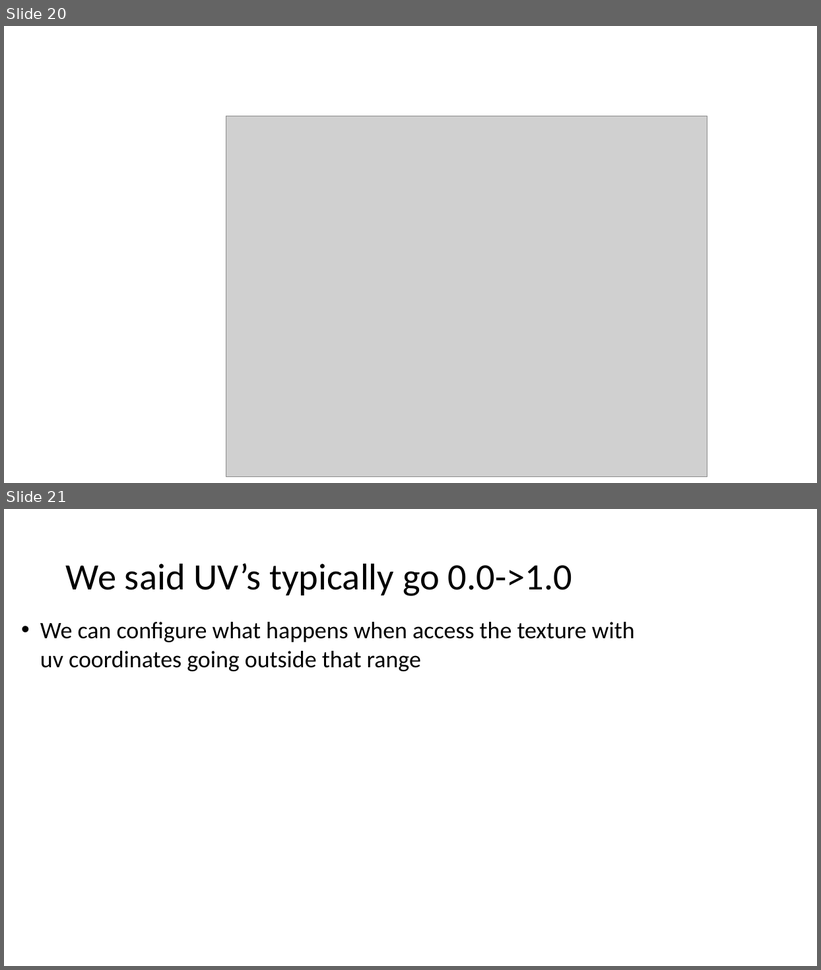
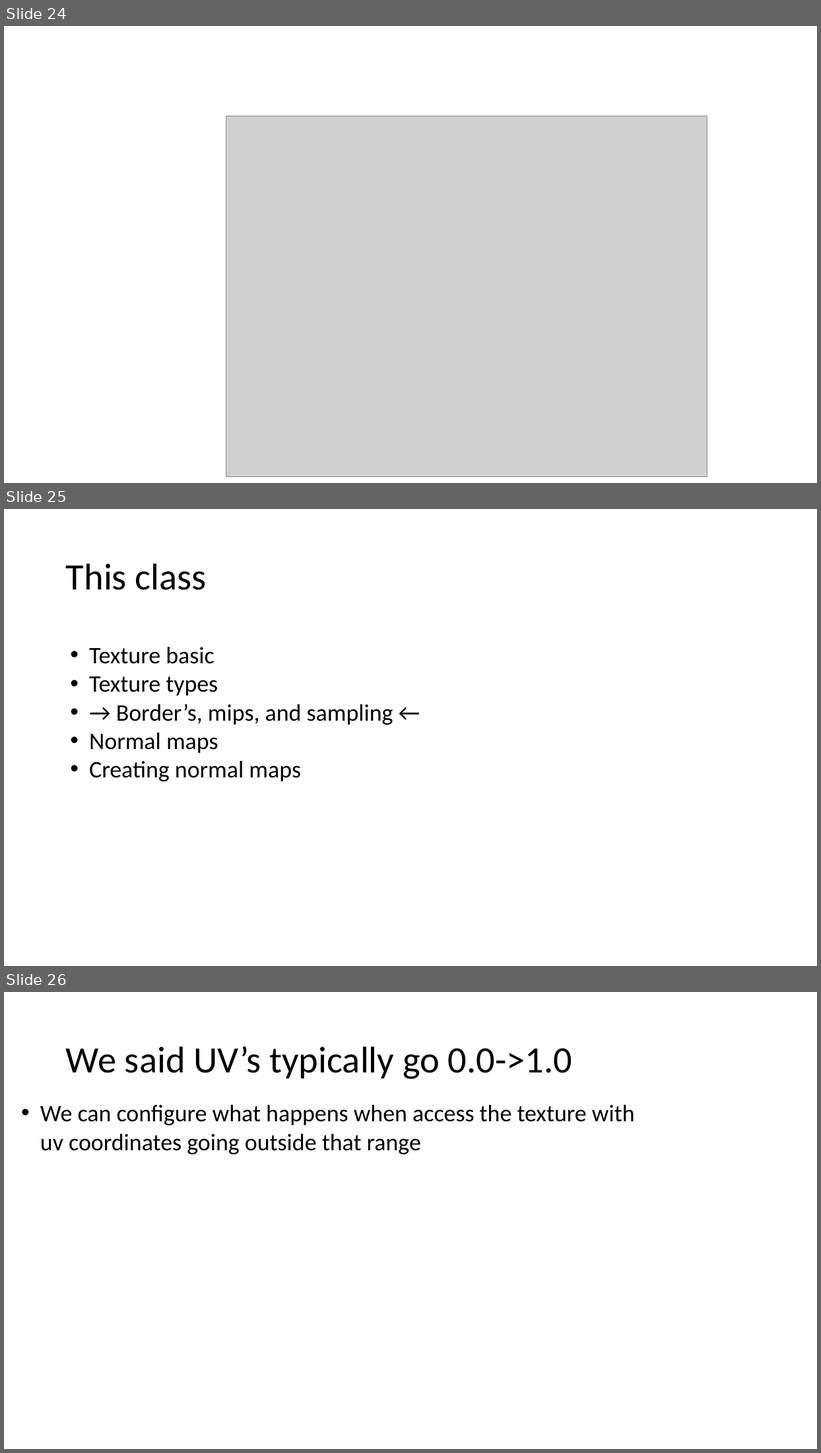
Before and after one commit to harveypekar/3dgraphics, a slide deck: course/3d_slides_w6.pptx. Shown one above the other, each under a label of ours: slides 20 and 21 before the commit, slides 24, 25 and 26 after it. The pictures are 821x970 and 821x1453 pixels, drawn with LibreOffice and Linux fonts; fonts in the diff are those of the drawing; grey boxes stand for pictures. Boxes give left, top, right and bottom in pixels: in the first picture for what was removed or moved away, otherwise in the second. Text is boxed around its words. In the diff, an @@ line names an element or a change of style, - is before the commit and + after.

Commit message:
normal maps

```diff
--- a/course/3d_slides_w6.pptx
+++ b/course/3d_slides_w6.pptx
@@ slide 25 added at <box>4,509,817,966</box>, background #FFFFFF @@
@@ title added at <box>66,563,207,590</box>, 44 pt, text #000000 @@
+This class
@@ text added at <box>89,647,393,782</box>, 28 pt, text #000000 @@
+• Texture basic
+• Texture types
+• → Border’s, mips, and sampling ←
+• Normal maps
+• Creating normal maps
@@ what was slide 20 is now slide 24 @@
@@ what was slide 21 is now slide 26 @@
```
Also in this commit, not shown: 4 slides changed, 15 other slides added, 6 slides removed.
